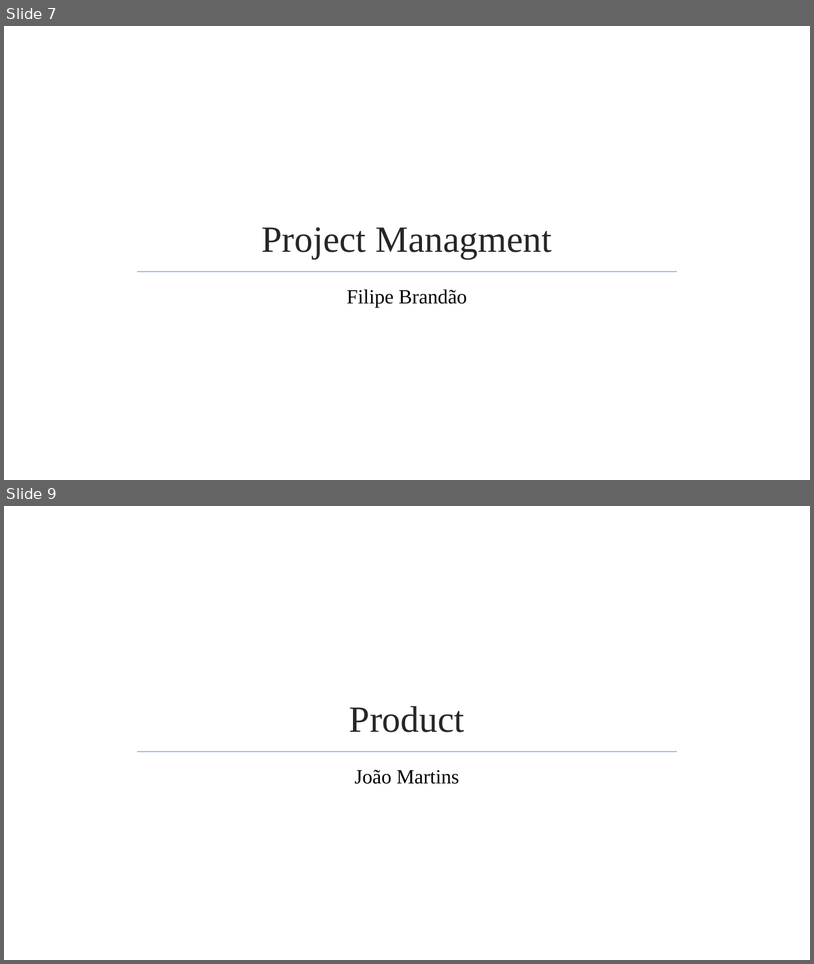
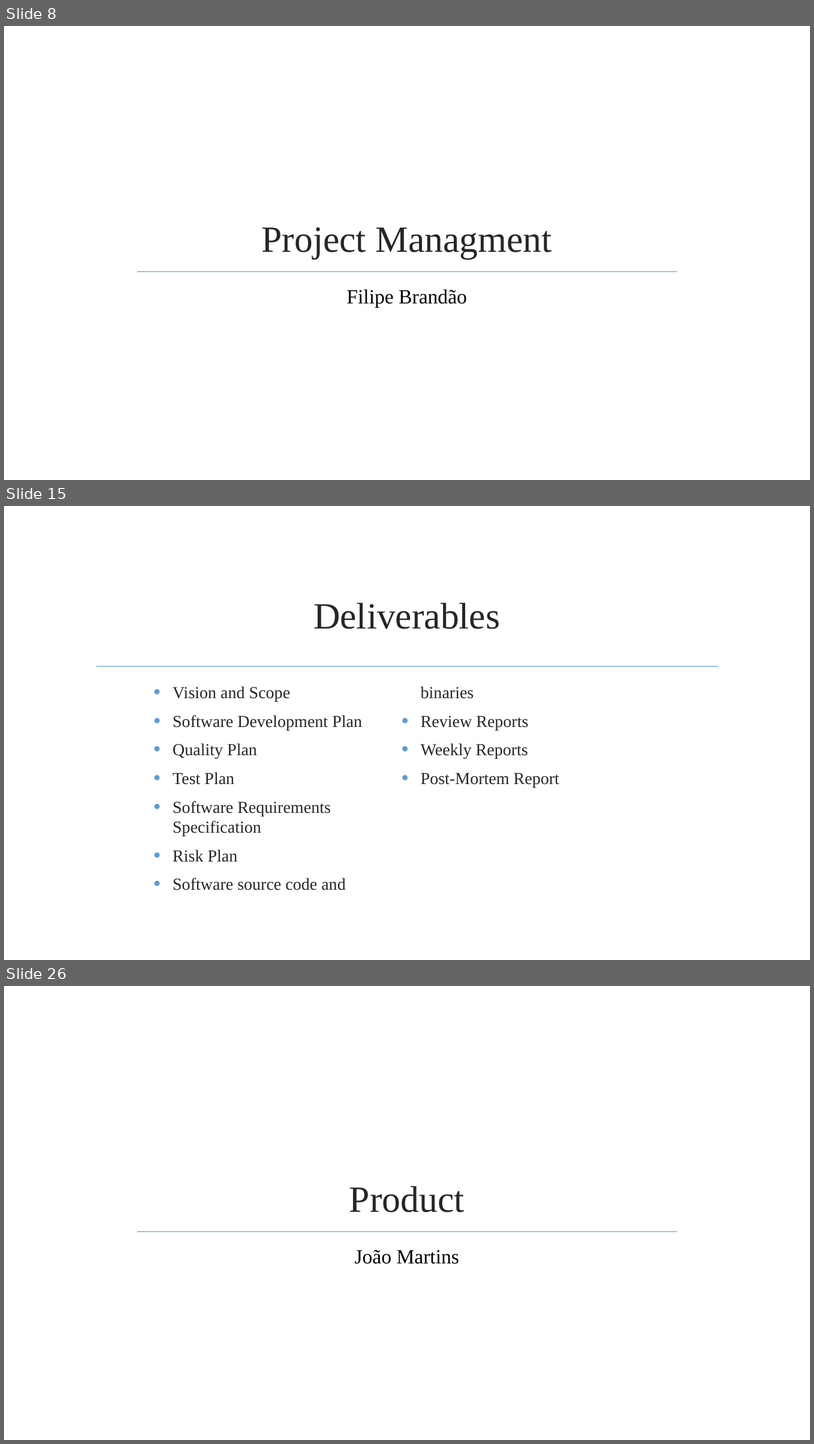
Before and after one commit to jmgirao/projetosoftware1213, a slide deck: Final Presentation/Presentation.pptx. Shown one above the other, each under a label of ours: slides 7 and 9 before the commit, slides 8, 15 and 26 after it; the slides between them are not shown. The pictures are 814x964 and 814x1444 pixels, drawn with LibreOffice and Linux fonts; fonts in the diff are those of the drawing; background and template pictures are left out. Boxes give left, top, right and bottom in pixels: in the first picture for what was removed or moved away, otherwise in the second. Text is boxed around its words. In the diff, an @@ line names an element or a change of style, - is before the commit and + after.

```diff
--- a/Final Presentation/Presentation.pptx
+++ b/Final Presentation/Presentation.pptx
@@ slide 15 added at (4,506,810,960), background picture (left out) @@
@@ title added at (314,603,500,629), 44 pt, text #262626 @@
+Deliverables
@@ line added from (96, 666) to (719, 666), #9DC3E6 1.25 pt @@
@@ text added at (173,686,560,890), 20 pt, text #262626 @@
+• Vision and Scope
+• Software Development Plan
+• Quality Plan
+• Test Plan
+• Software Requirements Specification
+• Risk Plan
+• Software source code and binaries
+• Review Reports
+• Weekly Reports
+• Post-Mortem Report
@@ what was slide 7 is now slide 8 @@
@@ what was slide 9 is now slide 26 @@
```
Also in this commit, not shown: 19 other slides added.
